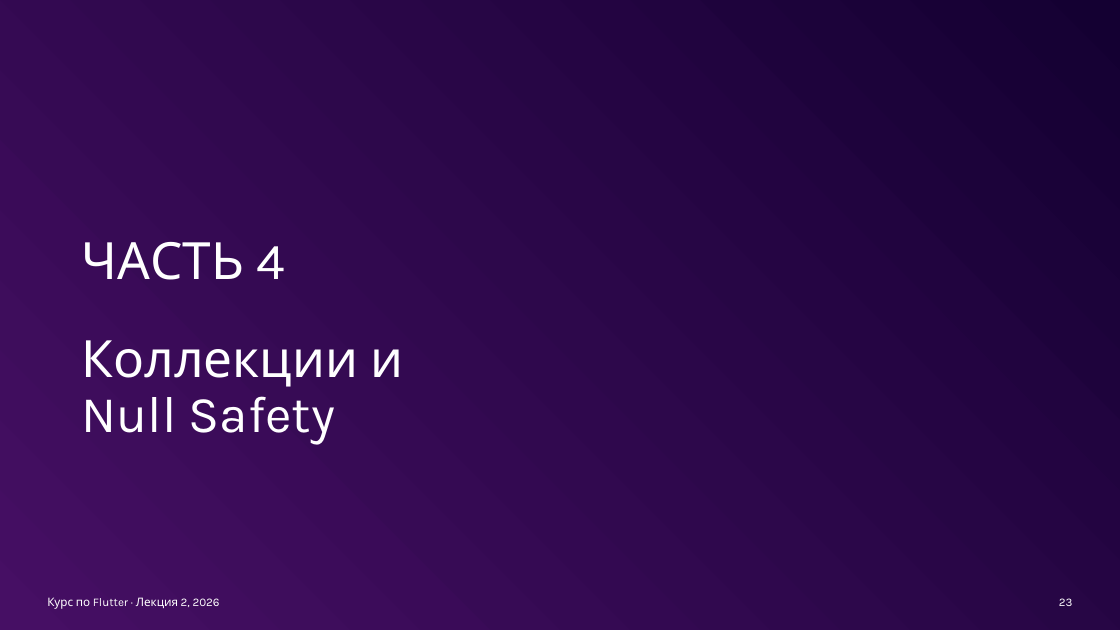
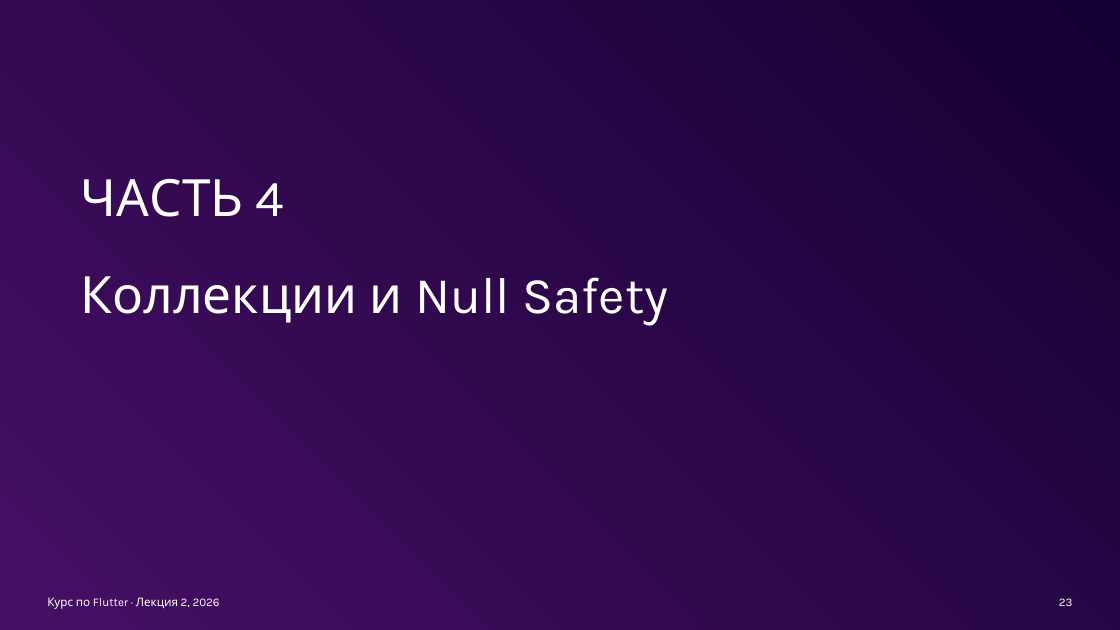
Before and after one commit to xander9112/university_flutter_course, a slide deck: slide 23 of Лекция 2 - Dart - Синтаксис и основы/Лекция 2 - Dart - Синтаксис и основы.pptx. Drawn at 1120x630 pixels with LibreOffice and Linux fonts; fonts in the diff are those of the drawing; background and template pictures are left out; a plain dark background stands for a picture behind light text. Boxes give left, top, right and bottom in pixels: in the first picture for what was removed or moved away, otherwise in the second. Text is boxed around its words. In the diff, an @@ line names an element or a change of style, - is before the commit and + after.

```diff
--- a/Лекция 2 - Dart - Синтаксис и основы/Лекция 2 - Dart - Синтаксис и основы.pptx
+++ b/Лекция 2 - Dart - Синтаксис и основы/Лекция 2 - Dart - Синтаксис и основы.pptx
@@ text "ЧАСТЬ 4" rewrapped from (82,242,404,445) to (81,179,668,326) @@
```
Also in this commit, not shown: 9 other slides changed.
